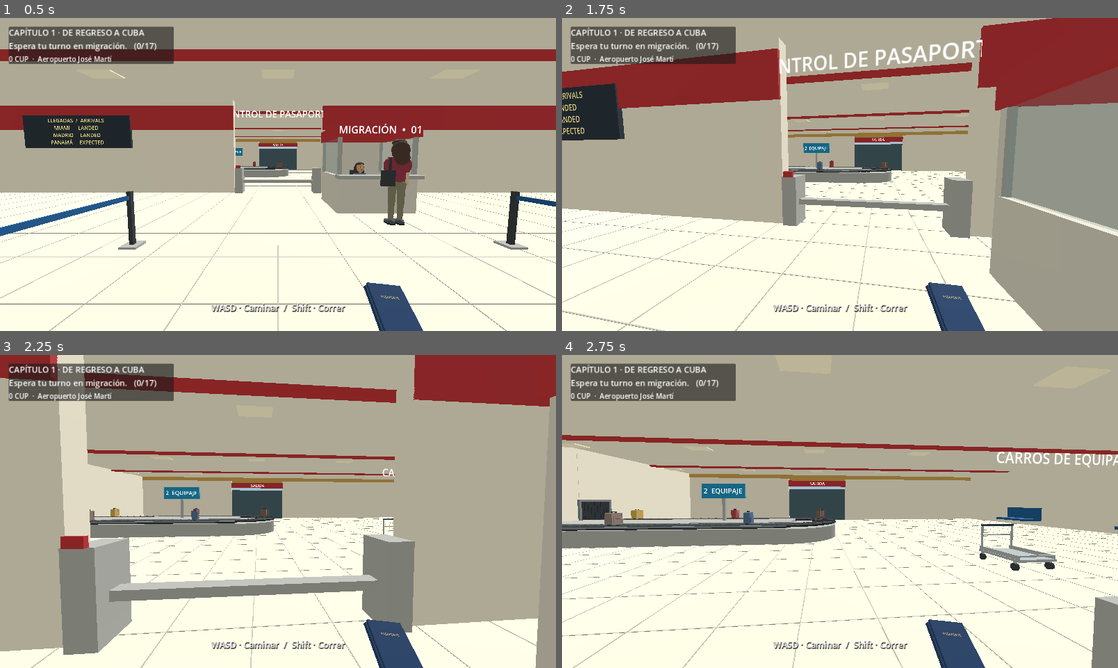
Above: before the commit, frames 1-4 (two rows, left to right).
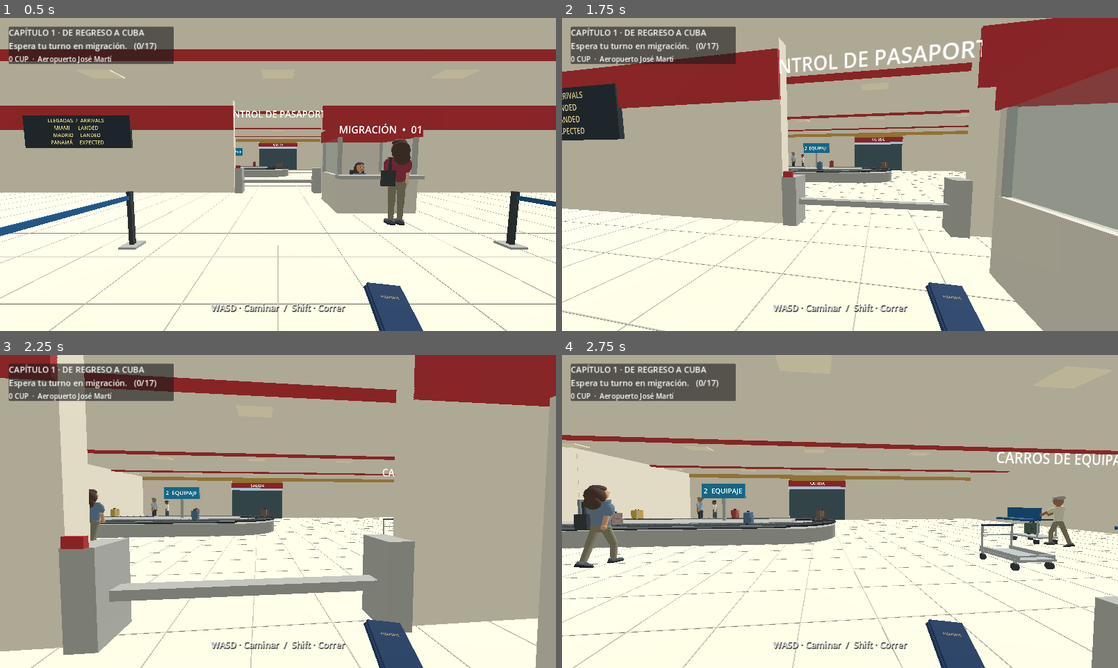
Above: after the commit, the same moments.

Repository: valdy247/mycity
Game: Godot game, scene res://airport.tscn
Two runs of this game, one before a commit and one after it. Both use one fixed random seed, a clock stepped at 60 frames per second and the inputs below.
Inputs (mouse positions are in pixels of both pictures, inside the frame that each line leads up to):
- Up to frame 1 (0.5 s): no input
- Up to frame 2 (1.75 s): tap Enter at 0.5 s; move the mouse to (867, 174) at 0.52 s; hold W from 0.53 s (still down); tap E at 0.6 s; click (867, 174) at 0.67 s; tap Space at 0.77, 1.52 s; move the mouse to (812, 174) at 1.27 s; tap Shift at 1.35 s
- Up to frame 3 (2.25 s): keep holding W; move the mouse to (289, 505) at 2.02 s; tap B at 2.1 s
- Up to frame 4 (2.75 s): keep holding W

Frame 1 is identical in both runs. In frame 2, less than 0.1% of the frame differs, in the area x 41-44%, y 42-48%; in frame 3, 0.4%; in frame 4, 1.6%, in the area x 2-93%, y 41-68%.

Commit message:
Airport life: conversational pairs, baggage collector, trolley passenger and worker patrol

Diff:
--- a/game/airport.gd
+++ b/game/airport.gd
@@ -65,6 +65,9 @@
 var driver_ready := false
 var cabin_look := Vector2.ZERO
 var waiting_people: Array[Person] = []
+var terminal_people: Array[Dictionary] = []
+var ambient_bag_slots: Dictionary = {}
+var ambient_trolley: Node3D
 var ambient_clock := 0.0
 var dialogue: Label
 
@@ -78,6 +81,7 @@
 	_make_player()
 	_make_arrivals_props()
 	_make_bags()
+	_make_terminal_people()
 	_update_belt(0.0)
 	_make_hud()
 	var voices := DisplayServer.tts_get_voices_for_language("es")
@@ -558,6 +562,145 @@
 		driver.position = taxi.to_global(Vector3(1.65,0,.30))
 		driver_ready = true
 
+func _terminal_person(style: int,at: Vector3,worker: bool=false) -> Person:
+	var person := Person.new()
+	add_child(person)
+	person.setup(style,worker,true)
+	person.position = at
+	return person
+
+func _make_terminal_people() -> void:
+	# Small groups deliberately stay off the migration lane and exit corridor.
+	for i in range(2):
+		var x := -10.5 if i==0 else 7.3
+		var z := -26.8 if i==0 else -5.1
+		var a := _terminal_person(561+i*39,Vector3(x,.03,z))
+		var b := _terminal_person(582+i*41,Vector3(x+1.05,.03,z+.12))
+		a.rotation.y = PI*.5
+		b.rotation.y = -PI*.5
+		terminal_people.append({"node":a,"role":"talk","partner":b,"offset":float(i)*3.0})
+		terminal_people.append({"node":b,"role":"talk","partner":a,"offset":float(i)*3.0+2.8})
+	# Workers patrol along the side wall rather than crossing the player's gate.
+	var worker := _terminal_person(617,Vector3(-11.2,.03,-18.0),true)
+	terminal_people.append({"node":worker,"role":"patrol","route":[Vector3(-11.2,.03,-18),Vector3(-11.2,.03,-10),Vector3(-11.2,.03,-4.6)],"index":1,"pause":1.7})
+	# A passenger takes a non-player suitcase from the moving belt and carries it away.
+	var collector := _terminal_person(643,Vector3(5,.03,-15.9))
+	collector.rotation.y = 0.0
+	terminal_people.append({"node":collector,"role":"collect","state":0,"pause":2.0,"bag_slot":0,"index":0,"route":[Vector3(5,.03,-14.05),Vector3(5,.03,-16.0),Vector3(9.5,.03,-16.0)],"bag":null})
+	# A separate ambient trolley, never used by the player's mission.
+	var pusher := _terminal_person(672,Vector3(-8.5,.03,-14.6))
+	pusher.rotation.y = 0.0
+	ambient_trolley = Node3D.new()
+	add_child(ambient_trolley)
+	var steel := Color("#a9afb1")
+	_box(ambient_trolley,Vector3(0,.24,0),Vector3(.80,.06,1.04),steel)
+	for x in [-.37,.37]:
+		_box(ambient_trolley,Vector3(float(x),.57,.45),Vector3(.04,.70,.04),steel)
+		for z in [-.43,.43]:
+			_box(ambient_trolley,Vector3(float(x),.085,float(z)),Vector3(.09,.15,.14),Color("#303638"))
+	_box(ambient_trolley,Vector3(0,.90,.45),Vector3(.80,.05,.05),Color("#253c57"))
+	var load := _suitcase(Color("#465e55"))
+	load.reparent(ambient_trolley,false)
+	load.position = Vector3(0,.28,-.08)
+	terminal_people.append({"node":pusher,"role":"push","route":[Vector3(-8.5,.03,-14.6),Vector3(-8.5,.03,-6.5)],"index":1,"pause":2.3})
+	_update_ambient_trolley(pusher)
+
+func _update_ambient_trolley(person: Person) -> void:
+	var forward := person.global_transform.basis.z
+	ambient_trolley.global_position = person.global_position+forward*.86
+	ambient_trolley.global_position.y = .03
+	ambient_trolley.rotation.y = person.rotation.y+PI
+	for arm in person.arms:
+		arm.rotation.x = -1.08
+
+func _ambient_player_near(person: Person) -> bool:
+	if player==null: return false
+	return Vector2(person.global_position.x,person.global_position.z).distance_to(Vector2(player.global_position.x,player.global_position.z))<1.0
+
+func _tick_terminal_people(delta: float) -> void:
+	for item in terminal_people:
+		var person: Person = item.node
+		var role: String = item.role
+		if role=="talk":
+			var partner: Person = item.partner
+			var diff := partner.global_position-person.global_position
+			person.rotation.y = lerp_angle(person.rotation.y,atan2(diff.x,diff.z),minf(1.0,delta*3.0))
+			_idle_person(person,delta,float(item.offset))
+			var rhythm := sin((ambient_clock+float(item.offset))*1.1)
+			if rhythm>.1:
+				person.arms[1].rotation.x = lerpf(person.arms[1].rotation.x,-.35-rhythm*.32,minf(1.0,delta*5.0))
+			continue
+		if role=="collect":
+			_tick_bag_collector(item,delta)
+			continue
+		var route: Array = item.route
+		if float(item.pause)>0.0 or _ambient_player_near(person):
+			item.pause = maxf(0.0,float(item.pause)-delta)
+			_idle_person(person,delta,float(person.style_id)*.31)
+		else:
+			var goal: Vector3 = route[int(item.index)]
+			if person.walk_to(goal,delta,.82 if role=="push" else 1.05):
+				item.index = (int(item.index)+1)%route.size()
+				item.pause = 2.0+float(posmod(person.style_id,3))*.6
+		if role=="push": _update_ambient_trolley(person)
+
+func _tick_bag_collector(item: Dictionary,delta: float) -> void:
+	var person: Person = item.node
+	var state: int = item.state
+	var slot: int = item.bag_slot
+	var bag: Node3D = other_bags[slot]
+	var route: Array = item.route
+	if state==0:
+		item.pause = maxf(0.0,float(item.pause)-delta)
+		_idle_person(person,delta,2.0)
+		if float(item.pause)<=0.0: item.state = 1
+	elif state==1:
+		if _ambient_player_near(person):
+			_idle_person(person,delta,2.0)
+			return
+		if person.walk_to(route[0],delta,1.05):
+			person.rotation.y = 0.0
+			item.state = 2
+	elif state==2:
+		_idle_person(person,delta,2.0)
+		if not bag.visible: return
+		var at := bag.global_position
+		if absf(at.x-person.global_position.x)>.55 or absf(at.z+12.5)>.2: return
+		if _ambient_player_near(person): return
+		# Reach only for the assigned ambient bag, never the player's luggage.
+		ambient_bag_slots[slot] = true
+		bag.reparent(person.arms[1],false)
+		bag.position = Vector3(0,-.98,.02)
+		bag.rotation = Vector3.ZERO
+		item.state = 3
+		item.index = 1
+	elif state==3:
+		if _ambient_player_near(person):
+			_idle_person(person,delta,2.0)
+		else:
+			if person.walk_to(route[int(item.index)],delta,1.0):
+				item.index = int(item.index)+1
+				if int(item.index)>=route.size():
+					item.state = 4
+					item.pause = 8.0
+		person.arms[1].rotation.x = -.08
+	elif state==4:
+		_idle_person(person,delta,2.0)
+		person.arms[1].rotation.x = -.08
+		item.pause = maxf(0.0,float(item.pause)-delta)
+		# Recycle the ambient prop only when the player is away from this area.
+		if float(item.pause)<=0.0 and player.global_position.distance_to(person.global_position)>8.0:
+			bag.reparent(self,false)
+			ambient_bag_slots.erase(slot)
+			item.state = 5
+	elif state==5:
+		if _ambient_player_near(person):
+			_idle_person(person,delta,2.0)
+			return
+		if person.walk_to(Vector3(5,.03,-15.9),delta,1.0):
+			item.state = 0
+			item.pause = 4.0
+
 func _idle_person(person: Person,delta: float,offset: float) -> void:
 	person.animate(delta,false)
 	var t := ambient_clock+offset
@@ -571,6 +714,7 @@
 
 func _tick_ambient_people(delta: float) -> void:
 	ambient_clock = fposmod(ambient_clock+delta,600.0)
+	_tick_terminal_people(delta)
 	for person in waiting_people:
 		_idle_person(person,delta,float(person.style_id)*.31)
 	for item in walkers:
@@ -799,7 +943,7 @@
 		slat.rotation.y = atan2(tangent.x,tangent.z)
 		slat.visible = p.x<BELT_WALL-.13
 	for i in range(other_bags.size()):
-		_move_belt_bag(other_bags[i],i+2)
+		if not ambient_bag_slots.has(i): _move_belt_bag(other_bags[i],i+2)
 	for i in range(bags.size()):
 		if Progress.bag_location(progress.stage,i,progress.first_bag)=="belt":
 			_move_belt_bag(bags[i],i)
